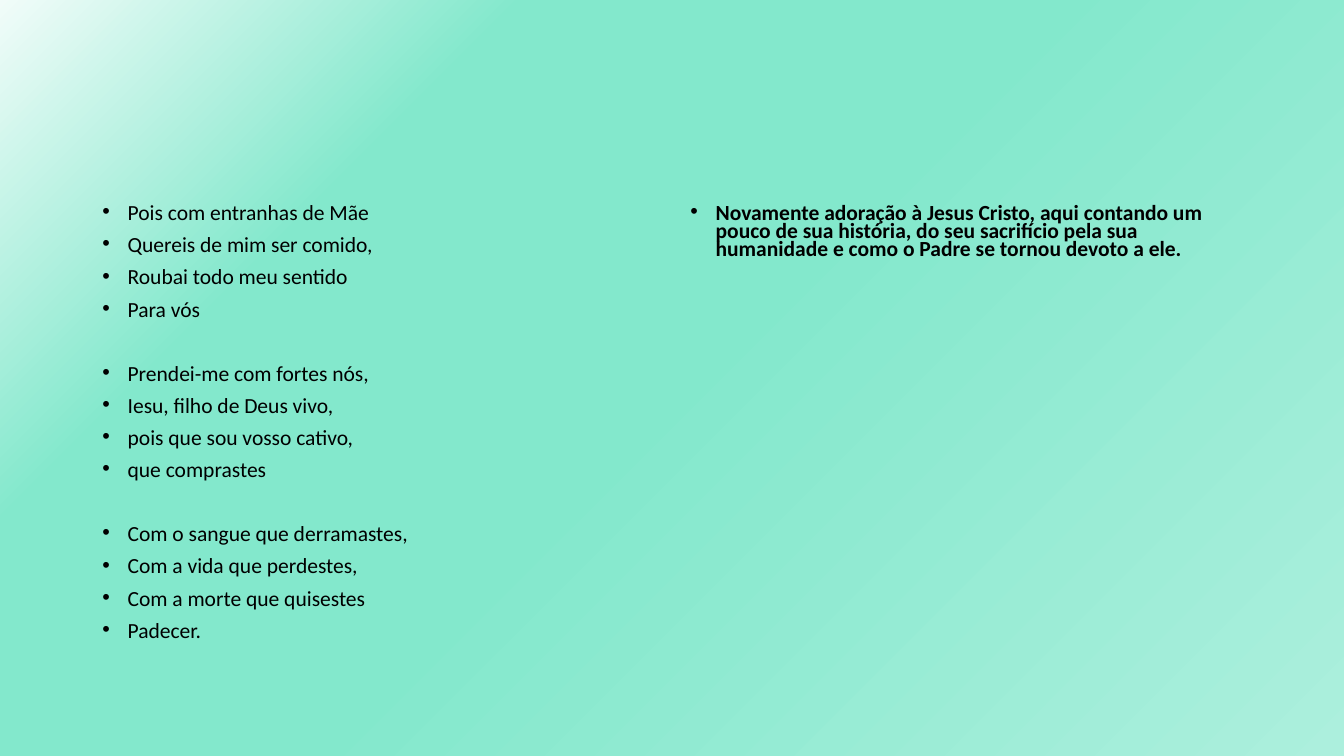
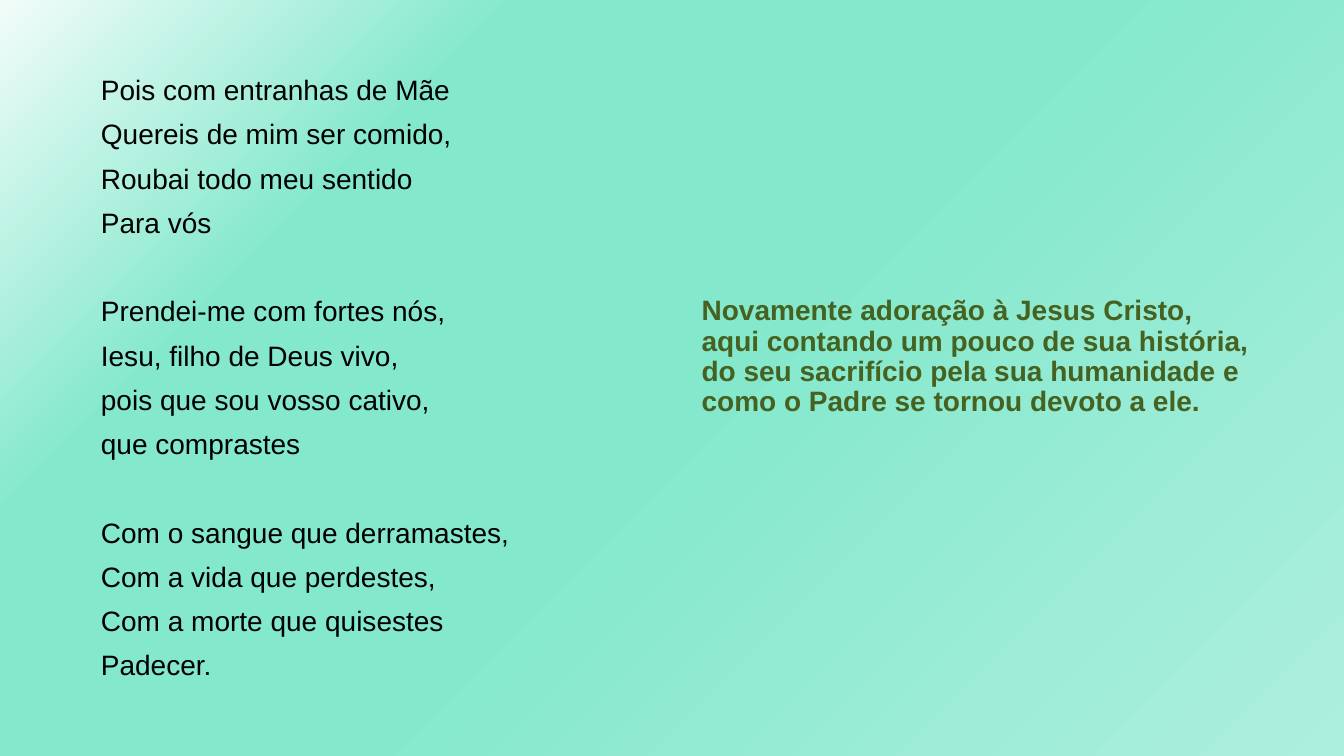
Before and after one commit to GabrielDSS0/ETEC-Coisas-Escolares, a slide deck: slide 12 of 1 etim ds 2022/LPL/Padre José de Anchieta - Poema/Ao Santíssimo Sacramento.pptx. Drawn at 1344x756 pixels with LibreOffice and Linux fonts; fonts in the diff are those of the drawing. Boxes give left, top, right and bottom in pixels: in the first picture for what was removed or moved away, otherwise in the second. Text is boxed around its words. In the diff, an @@ line names an element or a change of style, - is before the commit and + after.

```diff
--- a/1 etim ds 2022/LPL/Padre José de Anchieta - Poema/Ao Santíssimo Sacramento.pptx
+++ b/1 etim ds 2022/LPL/Padre José de Anchieta - Poema/Ao Santíssimo Sacramento.pptx
@@ text "Pois com entranhas de Mãe": place and size @@
-text "Pois com entranhas de Mãe" at bbox=[128, 205, 408, 638]
+text "Pois com entranhas de Mãe" at bbox=[101, 79, 509, 676]
@@ text "Pois com entranhas de Mãe" at bbox=[101, 79, 509, 676]: size 15.4 to 20 pt, font Calibri to Arial; bullet • to none; line spacing 0.7 to 0.9 @@
@@ text "Novamente adoração à Jesus Cristo, ...": place and size @@
-text "Novamente adoração à Jesus Cristo, ..." at bbox=[716, 205, 1202, 256]
+text "Novamente adoração à Jesus Cristo, ..." at bbox=[702, 299, 1248, 412]
@@ text "Novamente adoração à Jesus Cristo, ..." at bbox=[702, 299, 1248, 412]: size 15.4 to 20 pt, font Calibri to Arial, text colour #000000 to #466221; bullet • to none; line spacing 0.7 to 0.9 @@
```
Also in this commit, not shown: 14 other slides changed, 2 slides added.
